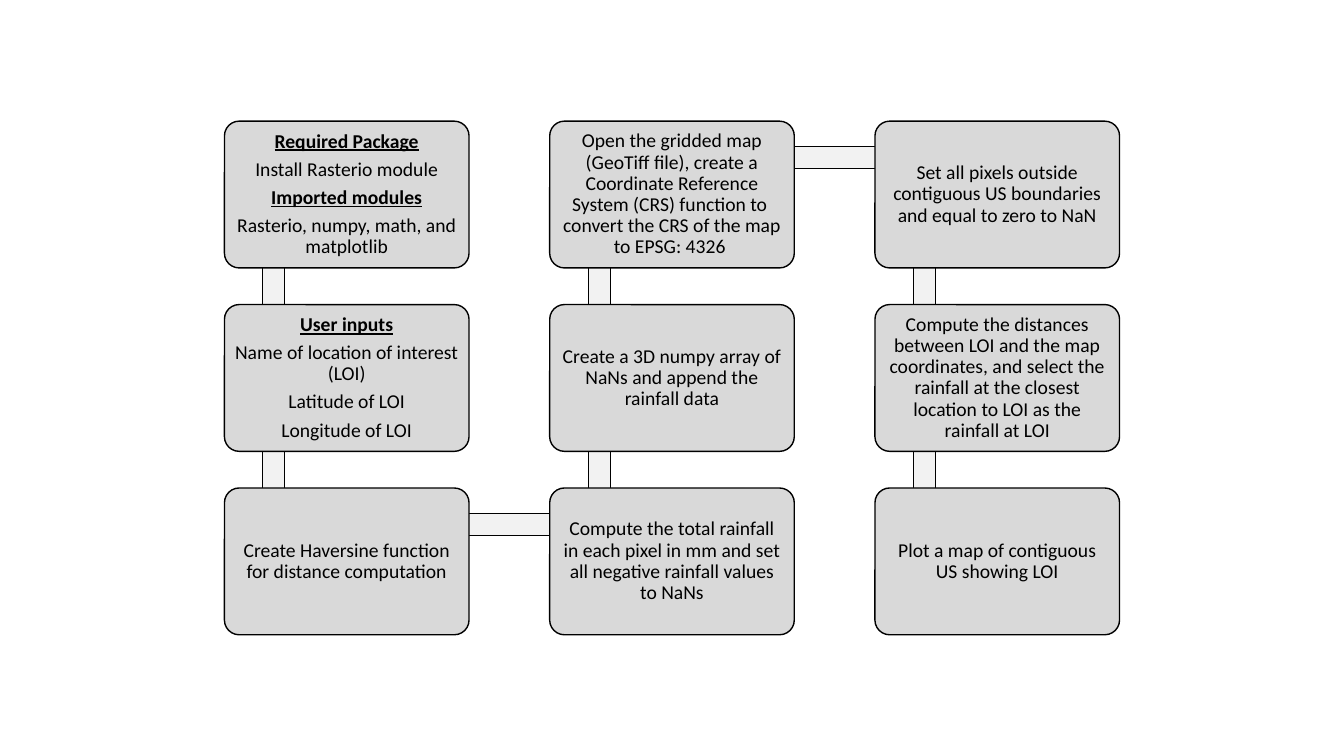
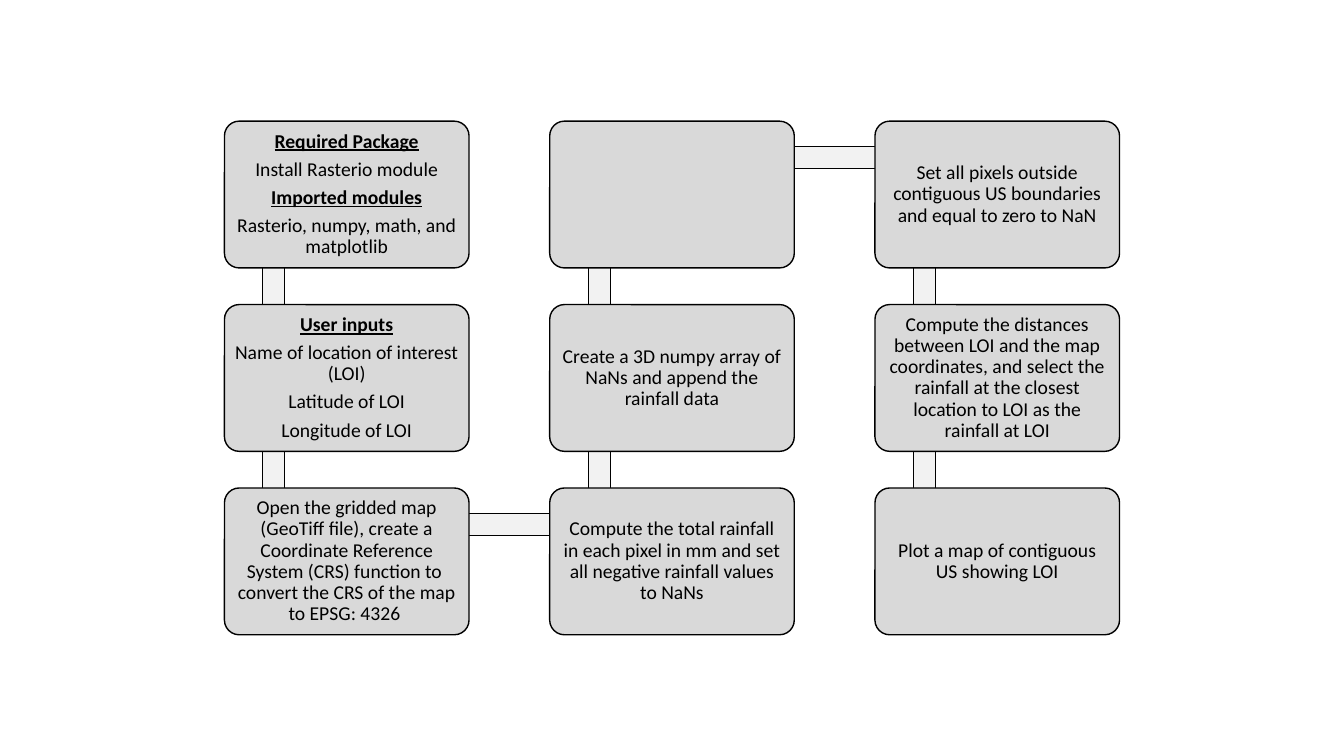
Before and after one commit to parkernath32/semester_project, a slide deck: slide 2 of Miscellaneous_files/Flow_chart.pptx (slide 1 before the commit). Drawn at 1344x756 pixels with LibreOffice and Linux fonts; fonts in the diff are those of the drawing. Boxes give left, top, right and bottom in pixels: in the first picture for what was removed or moved away, otherwise in the second. Text is boxed around its words. In the diff, an @@ line names an element or a change of style, - is before the commit and + after.

```diff
--- a/Miscellaneous_files/Flow_chart.pptx
+++ b/Miscellaneous_files/Flow_chart.pptx
@@ text "Open the gridded map (GeoTiff ...": place and size @@
-text "Open the gridded map (GeoTiff ..." at <box>563,133,780,253</box>
+text "Open the gridded map (GeoTiff ..." at <box>238,500,455,620</box>
@@ text removed at <box>244,543,449,581</box> @@
-Create Haversine function for distance computation
```
Also in this commit, not shown: 1 slide added, 3 other files.
